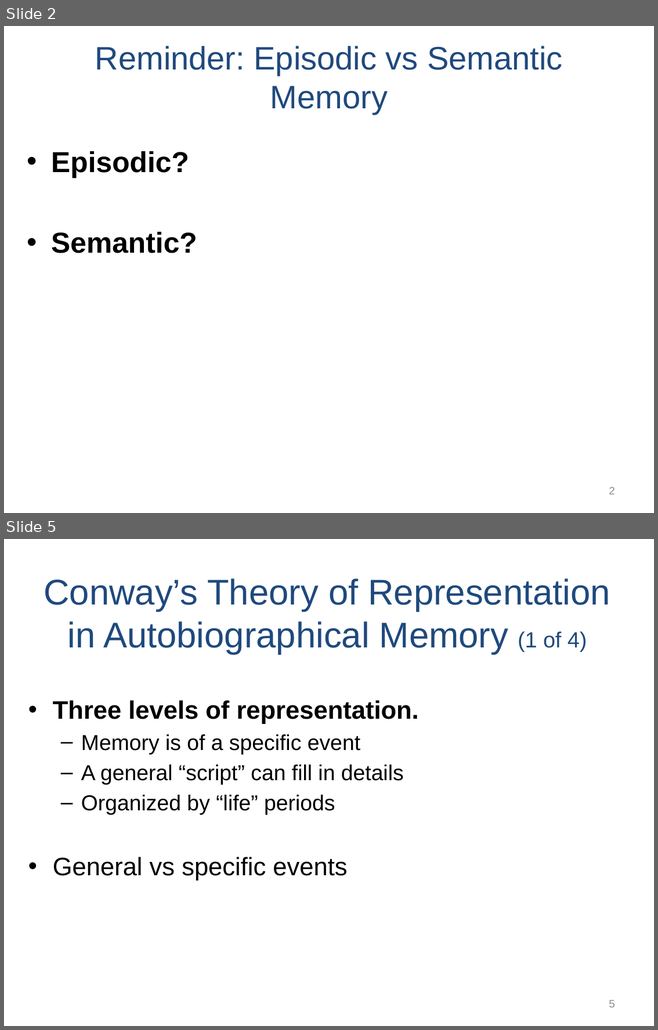
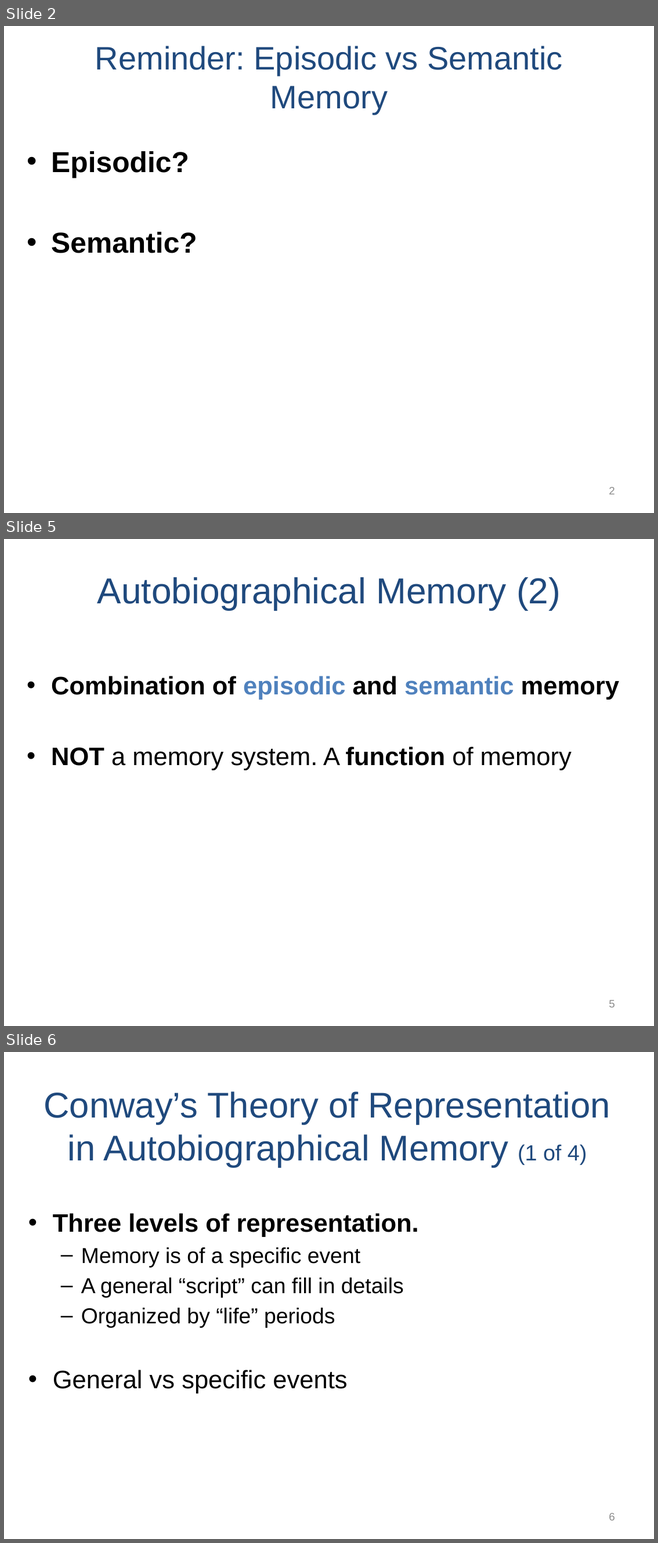
Before and after one commit to npm27/Teaching-Materials, a slide deck: Memory/Slides/Chapter 6.PPTX. Shown one above the other, each under a label of ours: slides 2 and 5 before the commit, slides 2, 5 and 6 after it; the slides between them are not shown. The pictures are 658x1030 and 658x1543 pixels, drawn with LibreOffice and Linux fonts; fonts in the diff are those of the drawing. Boxes give left, top, right and bottom in pixels: in the first picture for what was removed or moved away, otherwise in the second. Text is boxed around its words. In the diff, an @@ line names an element or a change of style, - is before the commit and + after.

```diff
--- a/Memory/Slides/Chapter 6.PPTX
+++ b/Memory/Slides/Chapter 6.PPTX
@@ slide 5 added at (4,539,654,1026), background #FFFFFF @@
@@ title added at (97,577,560,610), 40 pt, text #1F497D @@
+Autobiographical Memory (2)
@@ text added at (51,676,619,770), 28 pt, text #000000, bold @@
+• Combination of episodic and semantic memory
+• NOT a memory system. A function of memory
@@ page number added at (608,1000,614,1008), 12 pt, text #8C8C8C @@
+5
@@ what was slide 5 is now slide 6 @@
@@ page number at (608,1513,614,1521): text changed @@
-5
+6
```
Also in this commit, not shown: 2 slides changed.
